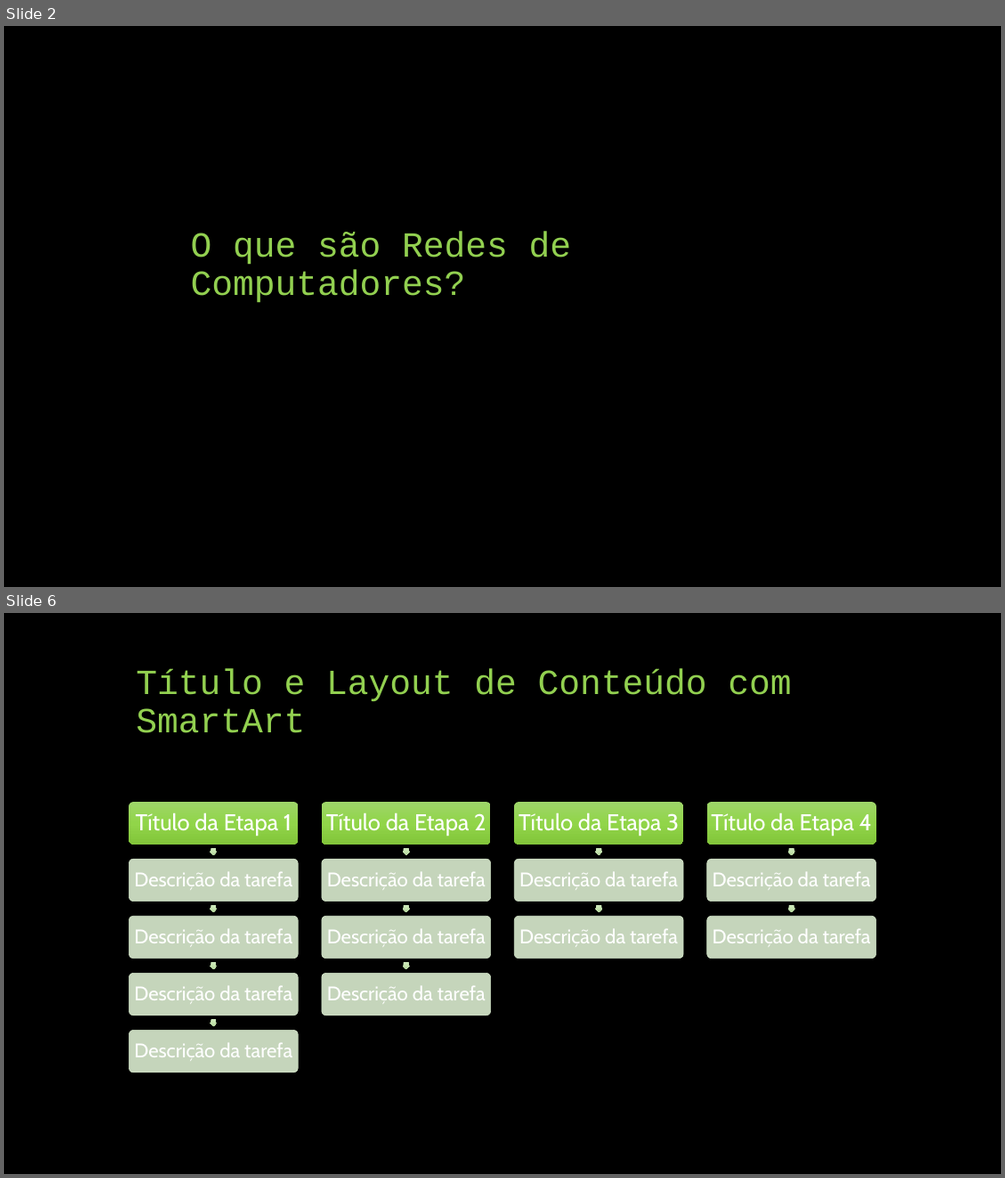
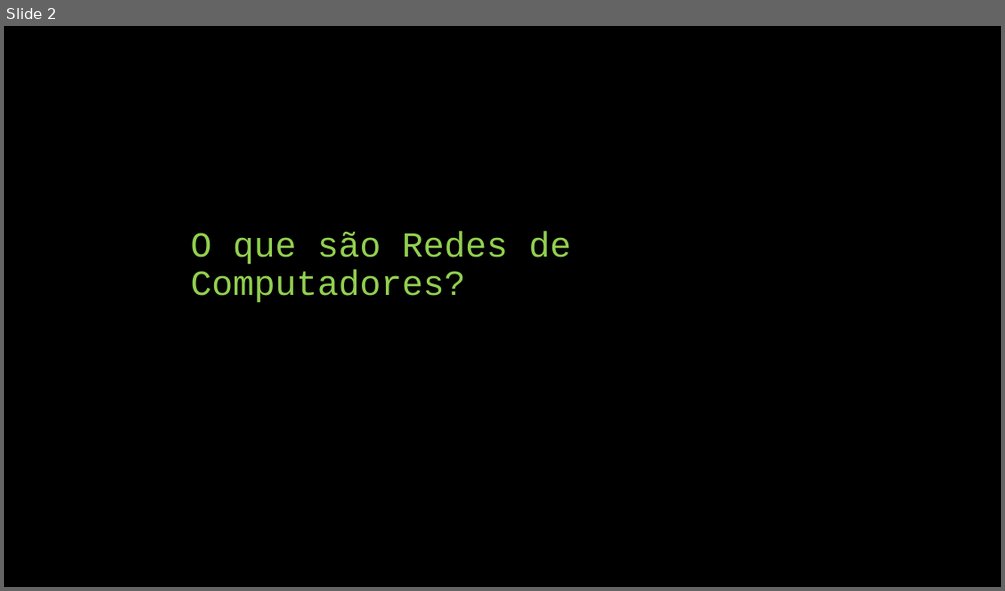
Before and after one commit to AlissoNNunes1/UNIT, a slide deck: rede de computadores/me1redes/Rede de Computadores.pptx. Shown one above the other, each under a label of ours: slides 2 and 6 before the commit, slide 2 after it; the slides between them are not shown. The pictures are 1005x1178 and 1005x591 pixels, drawn with LibreOffice and Linux fonts; fonts in the diff are those of the drawing. Boxes give left, top, right and bottom in pixels: in the first picture for what was removed or moved away, otherwise in the second. Text is boxed around its words. In the diff, an @@ line names an element or a change of style, - is before the commit and + after.

```diff
--- a/rede de computadores/me1redes/Rede de Computadores.pptx
+++ b/rede de computadores/me1redes/Rede de Computadores.pptx
@@ slide 6 removed at (4,613,1001,1174), background #000000 @@
@@ title removed at (136,668,791,733) @@
-Título e Layout de Conteúdo com SmartArt
@@ group removed at (129,802,876,1073): 15 rounded rectangles, 15 texts, 11 right arrows @@
-Título da Etapa 1
-Descrição da tarefa
-Descrição da tarefa
-Descrição da tarefa
-Descrição da tarefa
-Título da Etapa 2
-Descrição da tarefa
-Descrição da tarefa
-Descrição da tarefa
-Título da Etapa 3
-Descrição da tarefa
-Descrição da tarefa
-Título da Etapa 4
-Descrição da tarefa
-Descrição da tarefa
```
Also in this commit, not shown: 1 slide changed, 11 slides added, 8 other slides removed, 26 other files.
